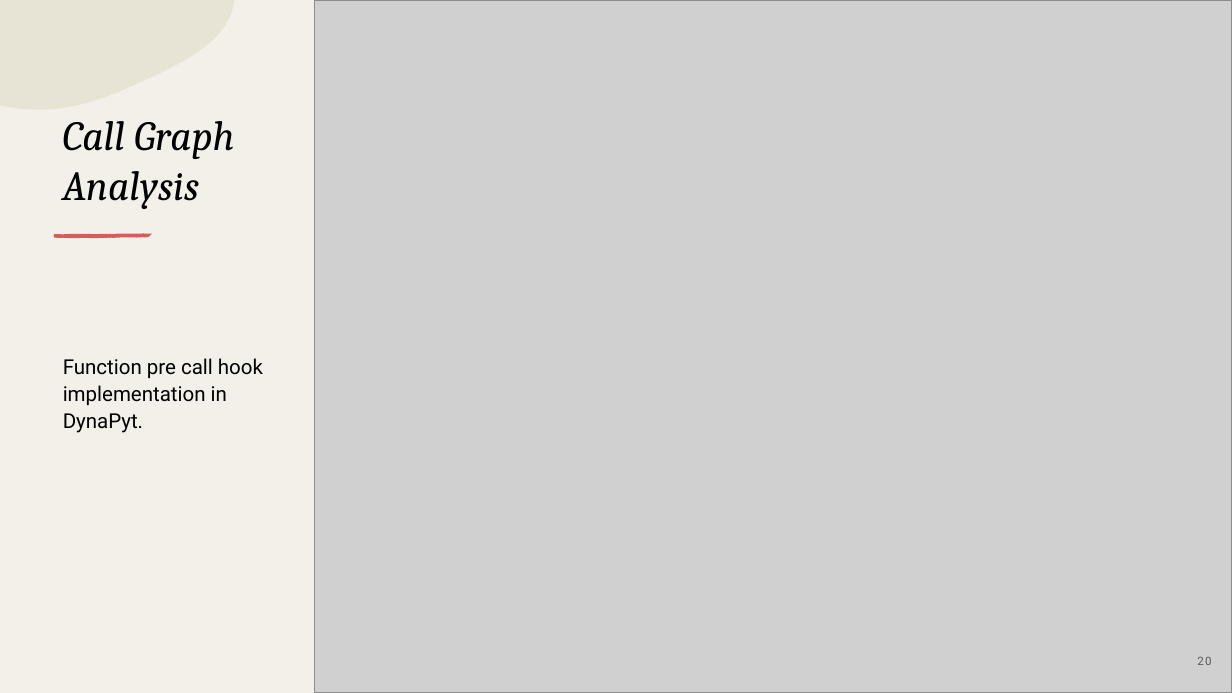
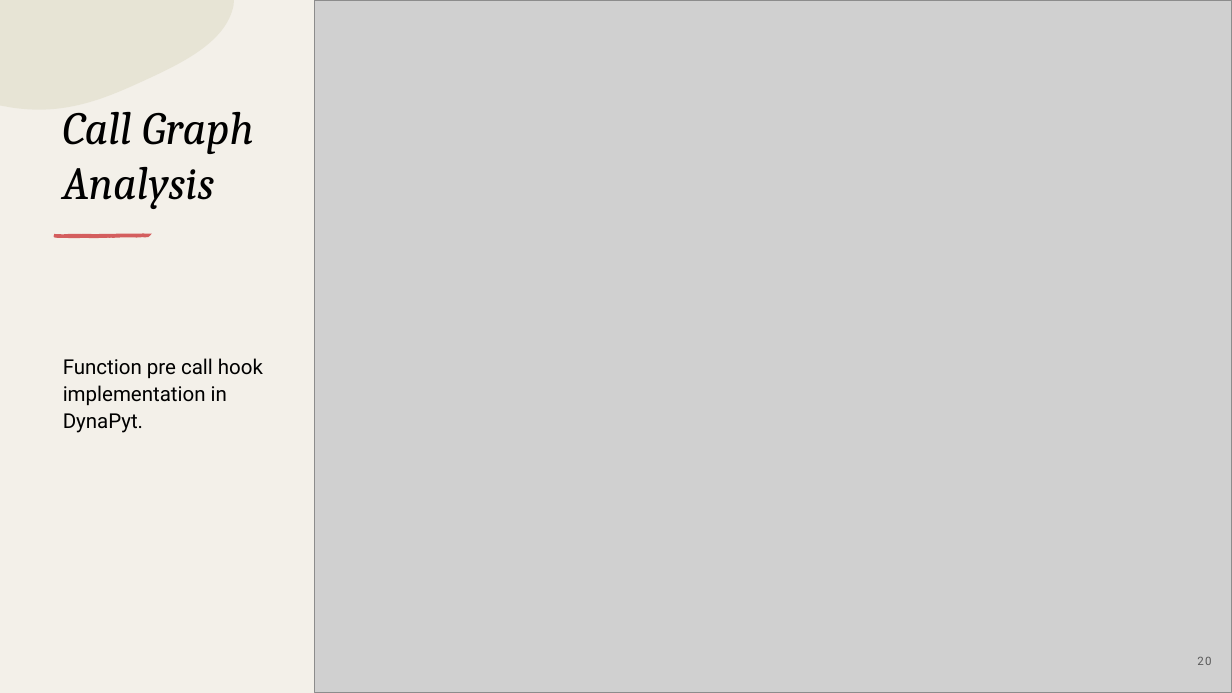
Before and after one commit to piyush-bajaj/DynamicPythonBenchmark, a slide deck: slide 20 of Final Presentation.pptx. Drawn at 1232x693 pixels with LibreOffice and Linux fonts; fonts in the diff are those of the drawing; grey boxes stand for pictures. Boxes give left, top, right and bottom in pixels: in the first picture for what was removed or moved away, otherwise in the second. Text is boxed around its words. In the diff, an @@ line names an element or a change of style, - is before the commit and + after.

```diff
--- a/Final Presentation.pptx
+++ b/Final Presentation.pptx
@@ title "Call Graph Analysis" at (62, 112, 254, 209): size 32.4 to 36 pt @@
```
Also in this commit, not shown: 10 other slides changed, 2 slides added.
